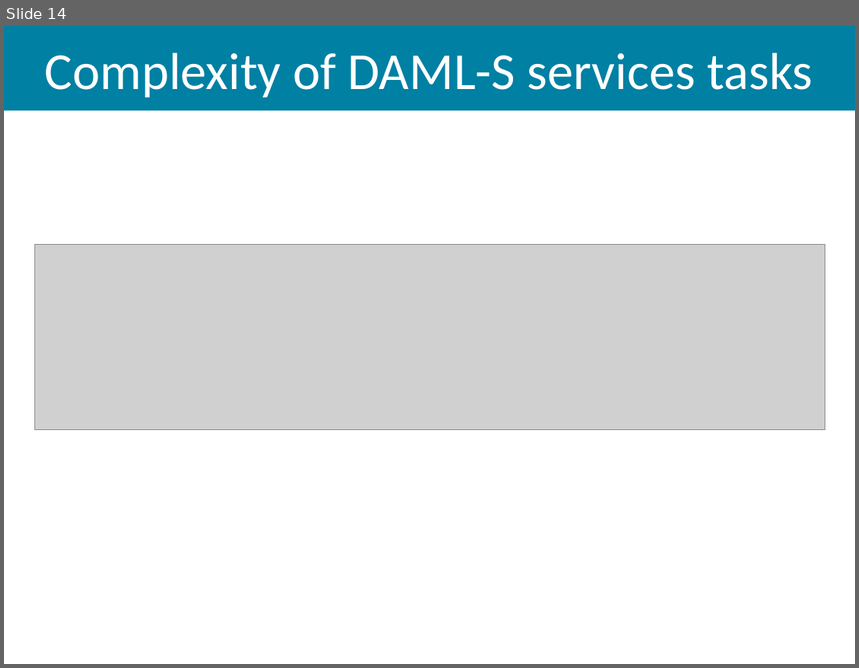
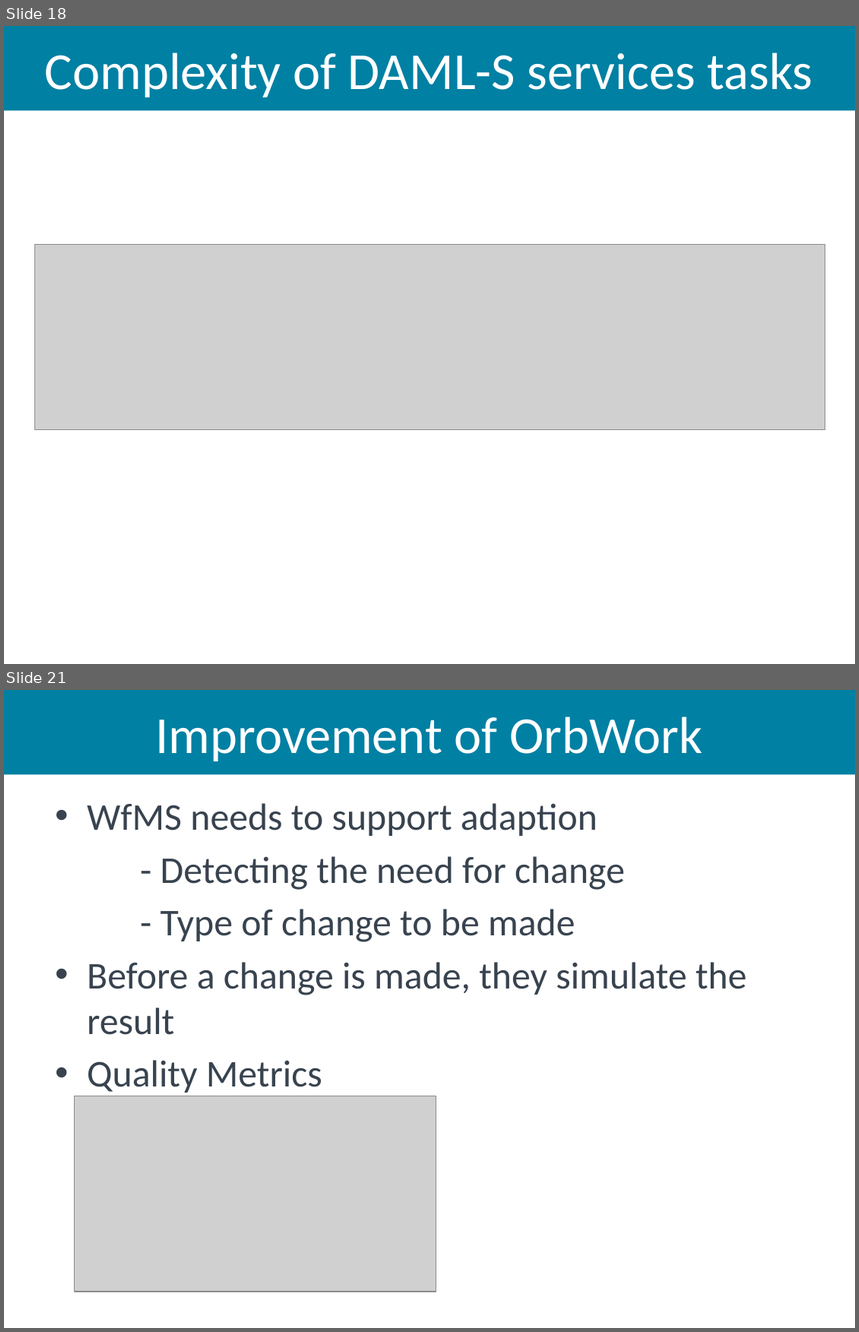
Before and after one commit to aiked/cs565, a slide deck: presentation/michath_slides.pptx. Shown one above the other, each under a label of ours: slide 14 before the commit, slides 18 and 21 after it; the slides between them are not shown. The pictures are 859x668 and 859x1332 pixels, drawn with LibreOffice and Linux fonts; fonts in the diff are those of the drawing; grey boxes stand for pictures. Boxes give left, top, right and bottom in pixels: in the first picture for what was removed or moved away, otherwise in the second. Text is boxed around its words. In the diff, an @@ line names an element or a change of style, - is before the commit and + after.

```diff
--- a/presentation/michath_slides.pptx
+++ b/presentation/michath_slides.pptx
@@ slide 21 added at (4,690,855,1328), background #FFFFFF @@
@@ title added at (4,690,855,774), fill #0080A3, 44 pt, text #FFFFFF @@
+Improvement of OrbWork
@@ text added at (87,803,747,1097), 32 pt, text #38434F @@
+• WfMS needs to support adaption
+- Detecting the need for change
+- Type of change to be made
+• Before a change is made, they simulate the result
+• Quality Metrics
@@ picture added at (75,1096,436,1292) @@
@@ what was slide 14 is now slide 18 @@
```
Also in this commit, not shown: 5 slides changed, 31 other slides added.
